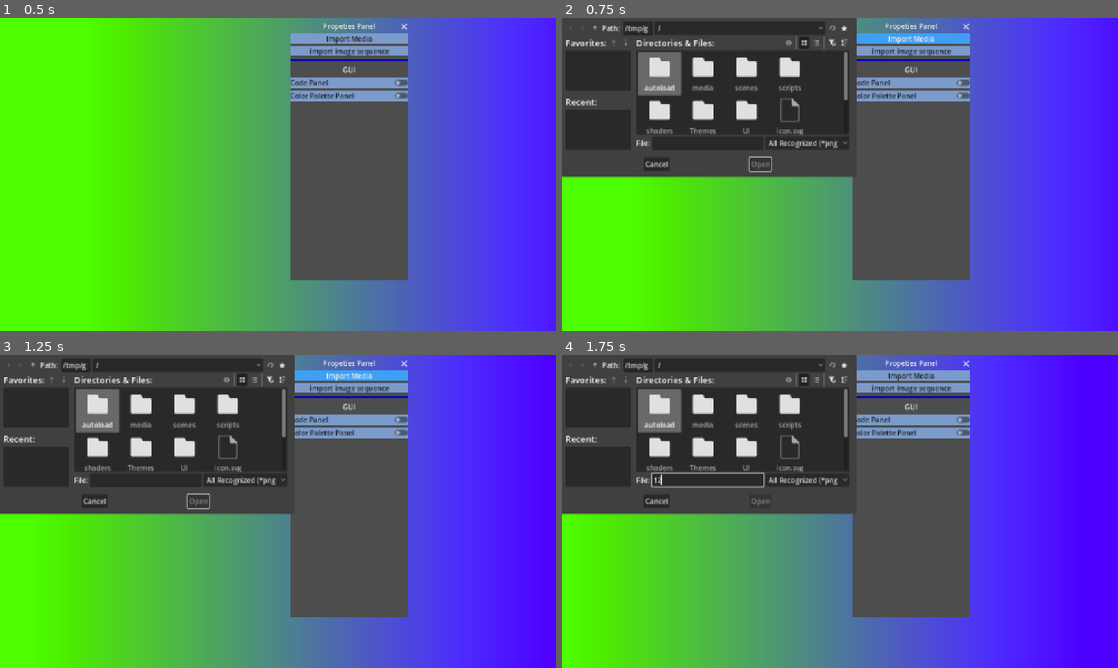
Above: before the commit, frames 1-4 (two rows, left to right).
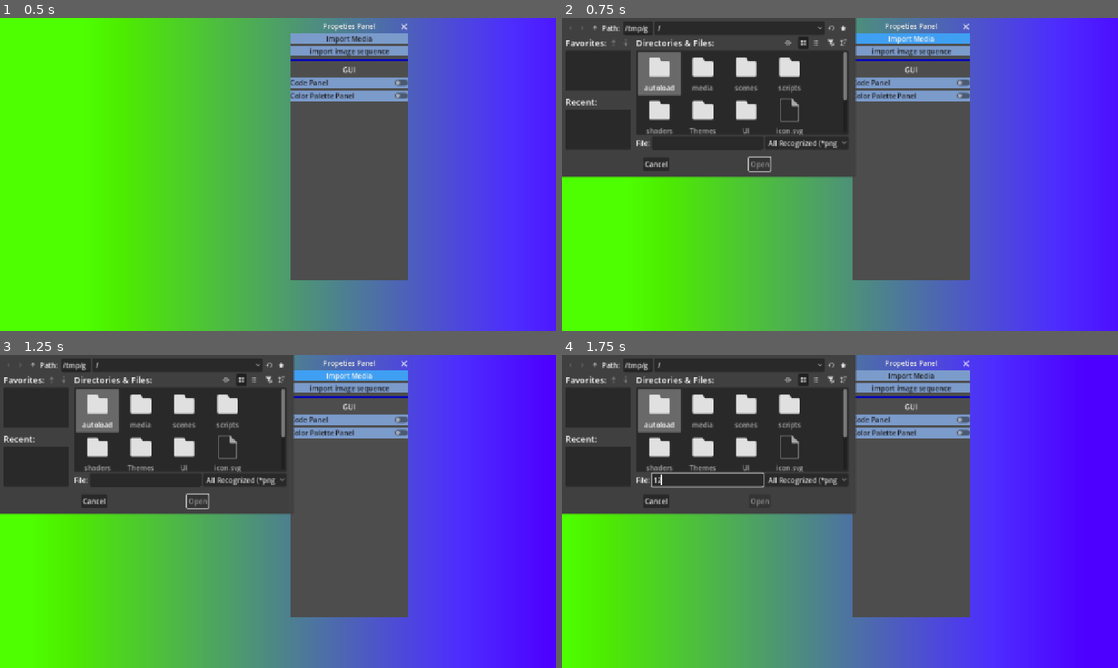
Above: after the commit, the same moments.

Repository: Juju-brz/GDVJ-2
Game: Godot game, scene res://scenes/main.tscn
The game is run twice, just before and just after one commit, with the same random seed, the same clock (stepped at 60 frames per second) and the same inputs. The engine's default icon, where the game draws it, is replaced by a stand-in: a white triangle on a blue panel in a dark square.
Inputs (mouse positions are in pixels of both pictures, inside the frame that each line leads up to):
- Up to frame 1 (0.5 s): no input
- Up to frame 2 (0.75 s): click "Import Media" at 0.5 s
- Up to frame 3 (1.25 s): no input
- Up to frame 4 (1.75 s): click (706, 480) at 1.27 s; type "12" at 1.35 s

Frame 1 is identical in both runs. In frame 2, 0.5% of the frame differs, in the area x 13-53%, y 0-50%; in frame 3, 0.5%; in frame 4, 0.5%.

Commit message:
add webp format

Diff:
--- a/scenes/main.tscn
+++ b/scenes/main.tscn
@@ -49,7 +49,7 @@
 title = "Open a File"
 file_mode = 0
 access = 2
-filters = PackedStringArray("*png", "*.jpg", "*.jpeg", "*.svg")
+filters = PackedStringArray("*png", "*.jpg", "*.jpeg", "*.svg", "*.webp")
 use_native_dialog = true
 
 [node name="FileDialog_video" type="FileDialog" parent="." unique_id=1436063736]
